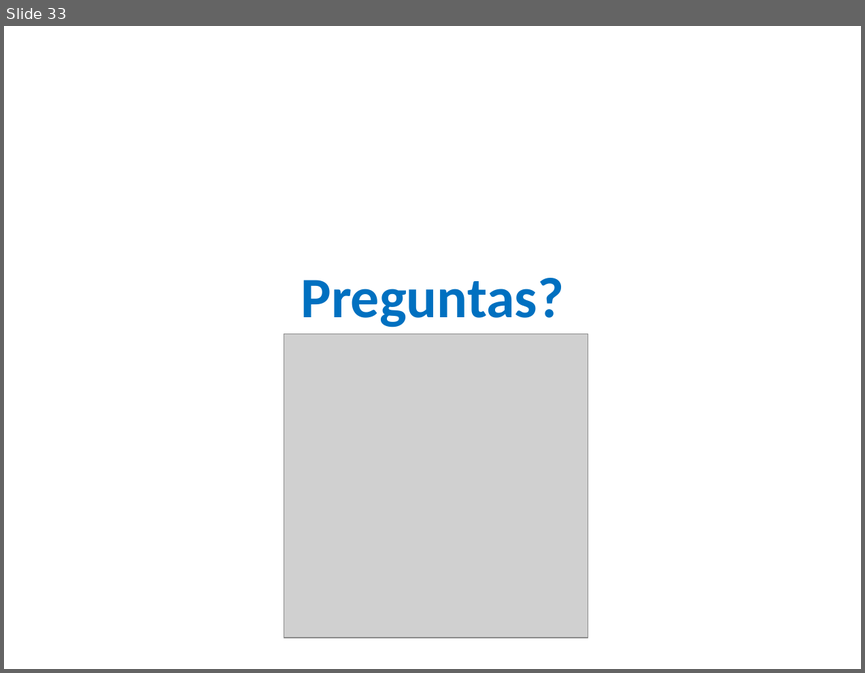
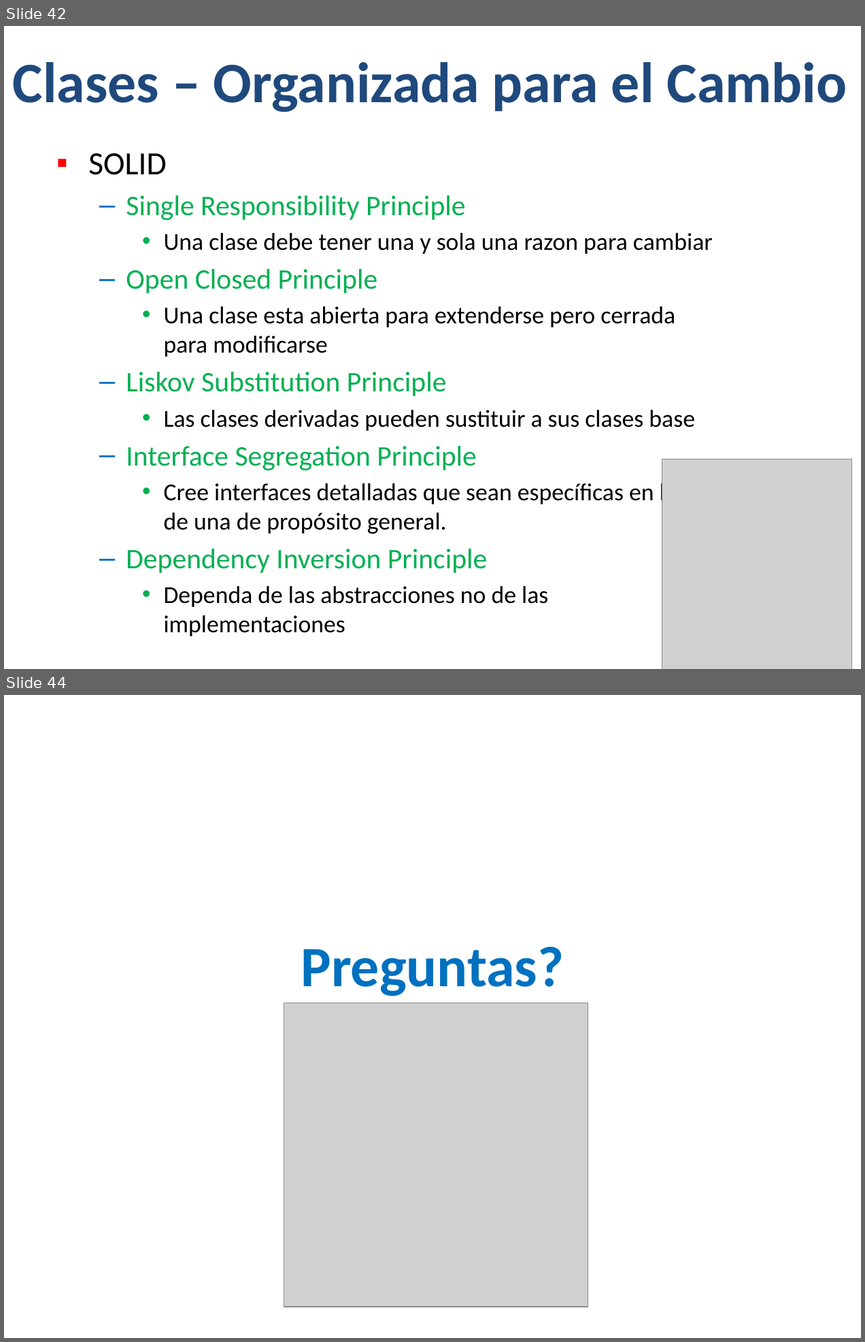
Before and after one commit to Jucer74/BackDevelopment, a slide deck: Classes/BackDev-03-Programación Orientada a Objetos.pptx. Shown one above the other, each under a label of ours: slide 33 before the commit, slides 42 and 44 after it; the slides between them are not shown. The pictures are 865x673 and 865x1342 pixels, drawn with LibreOffice and Linux fonts; fonts in the diff are those of the drawing; grey boxes stand for pictures; background and template pictures are left out. Boxes give left, top, right and bottom in pixels: in the first picture for what was removed or moved away, otherwise in the second. Text is boxed around its words. In the diff, an @@ line names an element or a change of style, - is before the commit and + after.

```diff
--- a/Classes/BackDev-03-Programación Orientada a Objetos.pptx
+++ b/Classes/BackDev-03-Programación Orientada a Objetos.pptx
@@ slide 42 added at (x1=4, y1=26, x2=861, y2=669), background #FFFFFF @@
@@ title added at (x1=13, y1=62, x2=847, y2=112), 48 pt, text #1F497D, bold @@
+Clases – Organizada para el Cambio
@@ text added at (x1=88, y1=153, x2=713, y2=636), 20.4 pt, text #000000 @@
+▪ SOLID
+  – Single Responsibility Principle
+    • Una clase debe tener una y sola una razon para cambiar
+  – Open Closed Principle
+    • Una clase esta abierta para extenderse pero cerrada para modificarse
+  – Liskov Substitution Principle
+    • Las clases derivadas pueden sustituir a sus clases base
+  – Interface Segregation Principle
+    • Cree interfaces detalladas que sean específicas en lugar de una de propósito general.
+  – Dependency Inversion Principle
+    • Dependa de las abstracciones no de las implementaciones
@@ picture added at (x1=662, y1=458, x2=851, y2=669) @@
@@ what was slide 33 is now slide 44 @@
```
Also in this commit, not shown: 5 slides changed, 10 other slides added, 1 other file.
